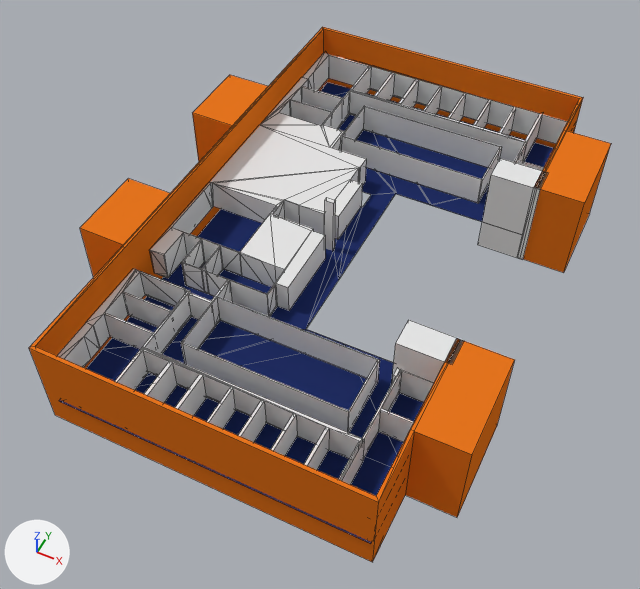
Before and after pictures for a commit that changed the Blender file bham_cs_sim/data/CS_Building.blend.
One viewpoint serves both versions: a 50 mm lens placed at (20.6, -52.3, 58.9), pointed at (-3.6, -3.8, -1.7). Lighting does not change. The marker at lower left points along +X, +Y and +Z. Mesh edges are drawn as thin lines.

In view in the first picture: 'BuildingBound', 'CPillar', 'Cube', 'Cube.008', 'EastOffices', 'EastStairs', 'Floor1', 'NorthOffices', 'WestOffices', 'WestStairs'.
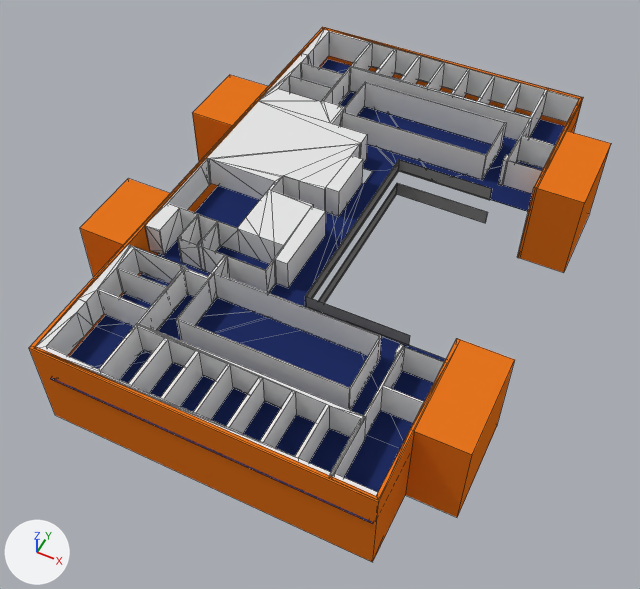
Commit message: structured the floors to aid visibility changes

What changed in the scene script:
```text
Change ob_floor1:
    add ob_floor1.parent = ob_buildingbound
    add ob_floor1.matrix_parent_inverse = Matrix(((0.069, 0.0, 0.0, 0.232), (0.0, 0.04, 0.0, -0.0106), (0.0, 0.0, 0.222, -0.333), (0.0, 0.0, 0.0, 1.0)))
    add ob_floor1.hide_set(True)  # its collection is switched off
Change ob_eastoffices:
    add ob_eastoffices.hide_set(True)  # its collection is switched off
Change ob_eaststairs:
    add ob_eaststairs.parent = ob_buildingbound
    add ob_eaststairs.matrix_parent_inverse = Matrix(((0.069, 0.0, 0.0, 0.232), (0.0, 0.04, 0.0, -0.0106), (0.0, 0.0, 0.222, -0.333), (0.0, 0.0, 0.0, 1.0)))
    add ob_eaststairs.hide_set(True)  # its collection is switched off
Change ob_cube_008:
    ob_cube_008: bpy.data.objects.new('Cube.008', me_cube_004) -> bpy.data.objects.new('Cube.008', me_cube_027)
    add ob_cube_008.parent = ob_floor2
    add ob_cube_008.matrix_parent_inverse = Matrix(((0.0354, 0.0, 0.0, 0.197), (0.0, 0.0384, 0.0, -0.0219), (0.0, 0.0, 200.0, -600.0), (0.0, 0.0, 0.0, 1.0)))
    ob_cube_008.location: (-1.938, 15.24, 1.5) -> (-1.938, 15.24, 4.445)
Change ob_northoffices:
    add ob_northoffices.hide_set(True)  # its collection is switched off
Change ob_weststairs:
    add ob_weststairs.parent = ob_buildingbound
    add ob_weststairs.matrix_parent_inverse = Matrix(((0.069, 0.0, 0.0, 0.232), (0.0, 0.04, 0.0, -0.0106), (0.0, 0.0, 0.222, -0.333), (0.0, 0.0, 0.0, 1.0)))
    add ob_weststairs.hide_set(True)  # its collection is switched off
Change ob_cpillar:
    add ob_cpillar.parent = ob_buildingbound
    add ob_cpillar.matrix_parent_inverse = Matrix(((0.069, 0.0, 0.0, 0.232), (0.0, 0.04, 0.0, -0.0106), (0.0, 0.0, 0.222, -0.333), (0.0, 0.0, 0.0, 1.0)))
    add ob_cpillar.hide_set(True)  # its collection is switched off
Change ob_cube:
    ob_cube: bpy.data.objects.new('Cube', me_cube_002) -> bpy.data.objects.new('Cube', me_cube_036)
    add ob_cube.parent = ob_floor2
    add ob_cube.matrix_parent_inverse = Matrix(((0.0354, 0.0, 0.0, 0.197), (0.0, 0.0384, 0.0, -0.0219), (0.0, 0.0, 200.0, -600.0), (0.0, 0.0, 0.0, 1.0)))
    ob_cube.location: (-1.938, -14.47, 1.5) -> (-1.938, -14.47, 4.445)
Change ob_westoffices:
    add ob_westoffices.hide_set(True)  # its collection is switched off
Change ob_glassbarrier_000:
    add ob_glassbarrier_000.parent = ob_floor1
    add ob_glassbarrier_000.matrix_parent_inverse = Matrix(((0.0354, 0.0, 0.0, 0.197), (0.0, 0.0384, 0.0, -0.0219), (0.0, 0.0, 200.0, 0.0), (0.0, 0.0, 0.0, 1.0)))
    remove ob_glassbarrier_000.hide_set(True)  # its collection is switched off
Change ob_floor2:
    add ob_floor2.parent = ob_buildingbound
    add ob_floor2.matrix_parent_inverse = Matrix(((0.069, 0.0, 0.0, 0.232), (0.0, 0.04, 0.0, -0.0106), (0.0, 0.0, 0.222, -0.333), (0.0, 0.0, 0.0, 1.0)))
    remove ob_floor2.hide_set(True)  # its collection is switched off
Change ob_westoffices_001:
    add ob_westoffices_001.parent = ob_floor2
    add ob_westoffices_001.matrix_parent_inverse = Matrix(((0.0354, 0.0, 0.0, 0.197), (0.0, 0.0384, 0.0, -0.0219), (0.0, 0.0, 200.0, -600.0), (0.0, 0.0, 0.0, 1.0)))
    remove ob_westoffices_001.hide_set(True)  # its collection is switched off
Change ob_northoffices_002:
    add ob_northoffices_002.parent = ob_floor2
    add ob_northoffices_002.matrix_parent_inverse = Matrix(((0.0354, 0.0, 0.0, 0.197), (0.0, 0.0384, 0.0, -0.0219), (0.0, 0.0, 200.0, -600.0), (0.0, 0.0, 0.0, 1.0)))
    remove ob_northoffices_002.hide_set(True)  # its collection is switched off
Change ob_eastoffices_002:
    add ob_eastoffices_002.parent = ob_floor2
    add ob_eastoffices_002.matrix_parent_inverse = Matrix(((0.0354, 0.0, 0.0, 0.197), (0.0, 0.0384, 0.0, -0.0219), (0.0, 0.0, 200.0, -600.0), (0.0, 0.0, 0.0, 1.0)))
    remove ob_eastoffices_002.hide_set(True)  # its collection is switched off
Change ob_glassbarrier_001:
    add ob_glassbarrier_001.parent = ob_floor2
    add ob_glassbarrier_001.matrix_parent_inverse = Matrix(((0.0354, 0.0, 0.0, 0.197), (0.0, 0.0384, 0.0, -0.0219), (0.0, 0.0, 200.0, -600.0), (0.0, 0.0, 0.0, 1.0)))
    remove ob_glassbarrier_001.hide_set(True)  # its collection is switched off
```

What differs and where, as boxes [x1, y1, x2, y2] in the pictures (640 x 589 px):
'Floor2', shown (blue): after [50, 60, 565, 524]
'Floor1', hidden (blue): before [59, 82, 554, 544]
'WestOffices.001', shown: after [36, 226, 444, 496]
'NorthOffices.002', shown: after [146, 101, 367, 293]
'NorthOffices', hidden: before [151, 125, 366, 317]
'WestOffices', hidden: before [57, 250, 434, 485]
'Cube', moved, reshaped: before [181, 297, 380, 433]; after [177, 273, 382, 410]
'EastOffices.002', shown: after [259, 30, 579, 194]
'EastOffices', hidden: before [261, 53, 567, 171]
'Cube.008', moved, reshaped: before [341, 106, 501, 203]; after [341, 82, 506, 180]
'EastStairs', hidden: before [478, 158, 547, 260]
'GlassBarrier.001', shown: after [305, 160, 492, 346]
'WestStairs', hidden: before [391, 320, 464, 385]
'GlassBarrier.000', shown: after [318, 183, 487, 303]
'CPillar', hidden: before [324, 198, 336, 251]
